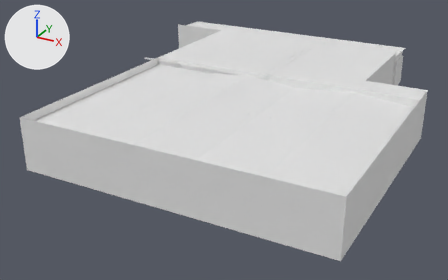
The FBX model Assets/Models/Extra_Interior.fbx: old version first, new version second.
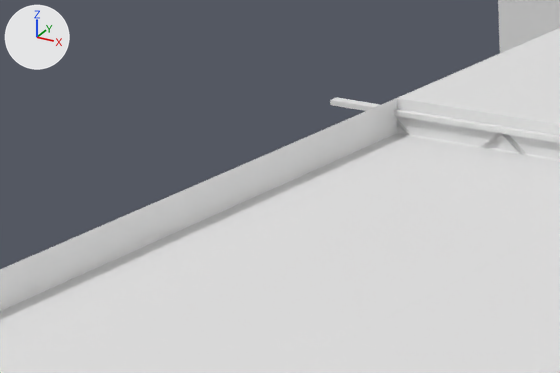
The first picture shows the older version from a 50 mm lens placed at (31.6, -54.4, 25.6), pointed at (1.5, 0.3, -1.8). The close-ups show both versions on the part from 17% to 43% of the width and 13% to 40% of the height of that picture; other places that the commit changed are outside them. The lights are fixed; the arrows at upper left show +X, +Y and +Z. Where no turn or scale is listed for an object, it has been applied to the vertices.

The scene before the commit, as lines of its bpy script (objects in view):
```python
me_cube_009 = bpy.data.meshes.new('Cube.009')
me_cube_009.from_pydata(...)  # 140 vertices, 80 faces; spans x -1.7..14.4, y -0.1..0.1, z -0.5..0.9
me_plane_001 = bpy.data.meshes.new('Plane.001')
me_plane_001.from_pydata(...)  # 99 vertices, 63 faces; spans x -16.2..21.0, y -18.0..19.0, z 0.0..5.2
me_plane_004 = bpy.data.meshes.new('Plane.004')
me_plane_004.from_pydata(...)  # 70 vertices, 52 faces; spans x -16.1..21.0, y -18.0..24.0, z -0.8..0.0
# faces by material slot: [27, 5, 20]
me_plane_004.materials.append(mat_ceiling1)  # white #e7e7e7
me_plane_004.materials.append(mat_ceiling2)  # white #e7e7e7
me_plane_004.materials.append(mat_ceiling3)  # white #e7e7e7
ob_extra_ceiling = bpy.data.objects.new('Extra_Ceiling', me_plane_004)
ob_extra_ceiling.location = (0.0, 0.0, 5.19)
ob_extra_walls = bpy.data.objects.new('Extra_Walls', me_plane_001)
ob_extra_walls.location = (0.0, 0.0, 0.0)
ob_mesh_ceilinggirder = bpy.data.objects.new('MESH_CeilingGirder', me_cube_009)
ob_mesh_ceilinggirder.location = (-9.34, 3.68, 4.06)
```
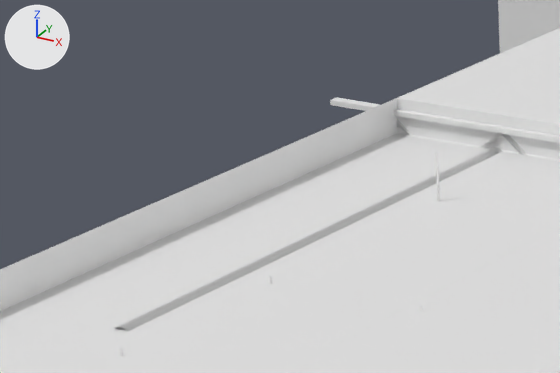
The change, as a list of edits to the scene's bpy script:
```text
Add mat_mat_ventilationpipes:
    mat_mat_ventilationpipes = principled_material('MAT_VentilationPipes')
    mat_mat_ventilationpipes.base_color = (0.8, 0.8, 0.8)  # white #e7e7e7
    mat_mat_ventilationpipes.metallic = 1.0
Add mat_plastic:
    mat_plastic = principled_material('Plastic')
    mat_plastic.base_color = (0.8, 0.8, 0.8)  # white #e7e7e7
Add me_cylinder_006:
    me_cylinder_006.from_pydata(...)  # 674 vertices, 464 faces; spans x -0.4..0.4, y -16.9..1.1, z -0.5..0.3
    # faces by material slot: [192, 272]
    me_cylinder_006.materials.append(mat_plastic)  # white #e7e7e7
    me_cylinder_006.materials.append(mat_mat_ventilationpipes)  # white #e7e7e7
Add ob_mesh_ventilationpipes_001:
    ob_mesh_ventilationpipes_001 = bpy.data.objects.new('MESH_VentilationPipes.001', me_cylinder_006)
    ob_mesh_ventilationpipes_001.location = (-6.37, 6.8, 4.16)
```

Where the change shows, as pixel boxes [x1, y1, x2, y2] in the close-ups (560 x 373 px):
'MESH_VentilationPipes.001', added: after [116, 147, 503, 332]
